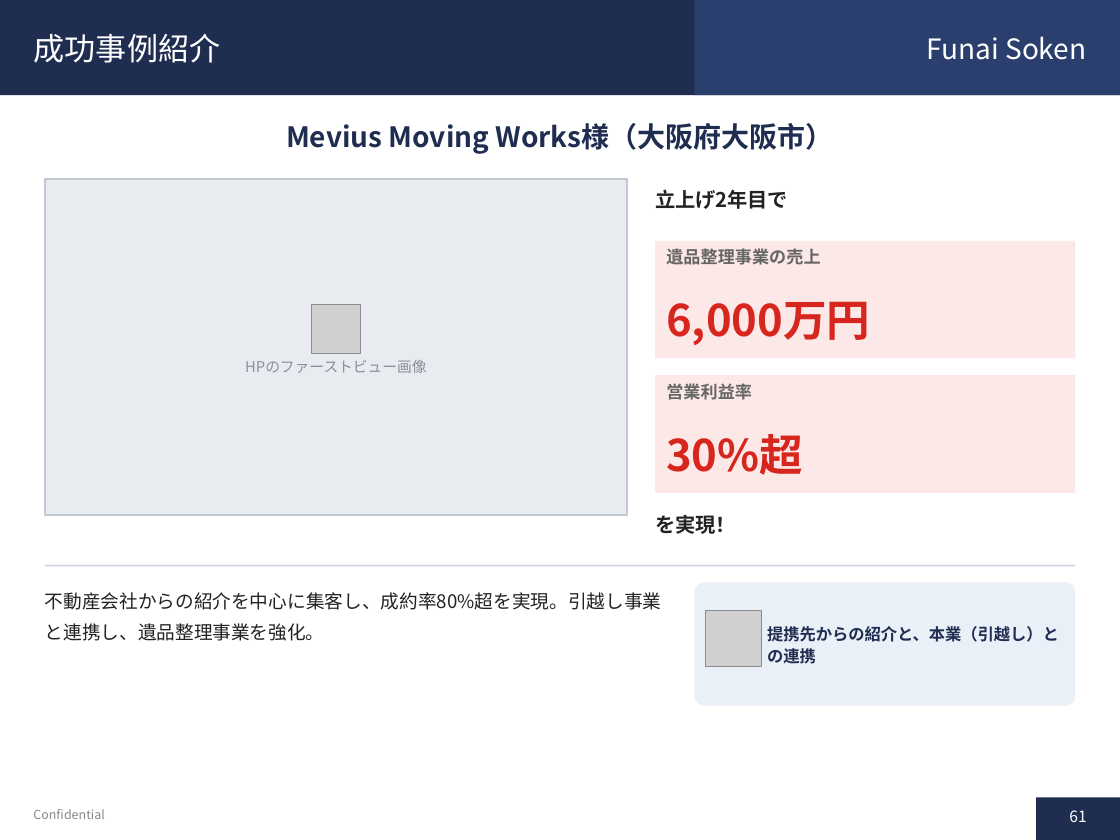
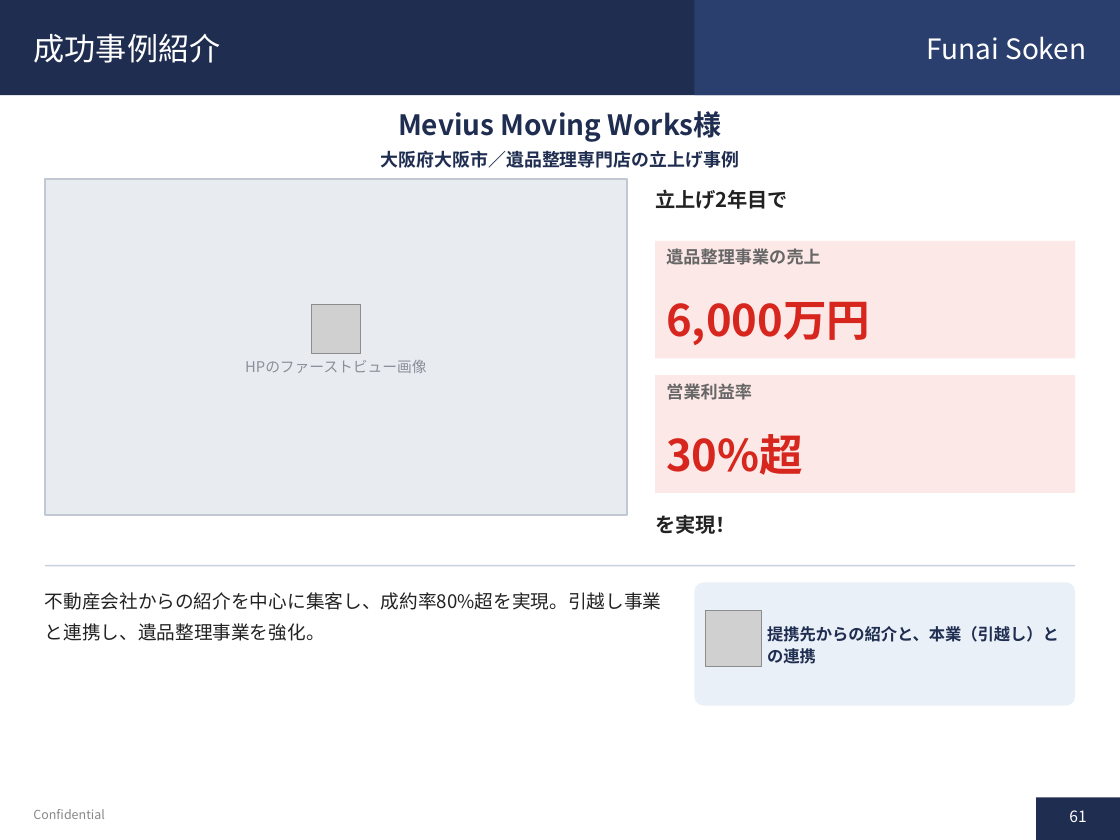
Before and after one commit to soshiro-iki-sys/-, a slide deck: slide 61 of proposals/遺品整理事業_企画書.pptx. Drawn at 1120x840 pixels with LibreOffice and Linux fonts; fonts in the diff are those of the drawing; grey boxes stand for pictures. Boxes give left, top, right and bottom in pixels: in the first picture for what was removed or moved away, otherwise in the second. Text is boxed around its words. In the diff, an @@ line names an element or a change of style, - is before the commit and + after.

```diff
--- a/proposals/遺品整理事業_企画書.pptx
+++ b/proposals/遺品整理事業_企画書.pptx
@@ text at bbox=[398, 111, 722, 142]: text changed @@
-Mevius Moving Works様（大阪府大阪市）
+Mevius Moving Works様
@@ text added at bbox=[381, 150, 739, 168], 11.5 pt, text #1F2D50, bold @@
+大阪府大阪市／遺品整理専門店の立上げ事例
```
Also in this commit, not shown: 12 other slides changed, 11 other files.
